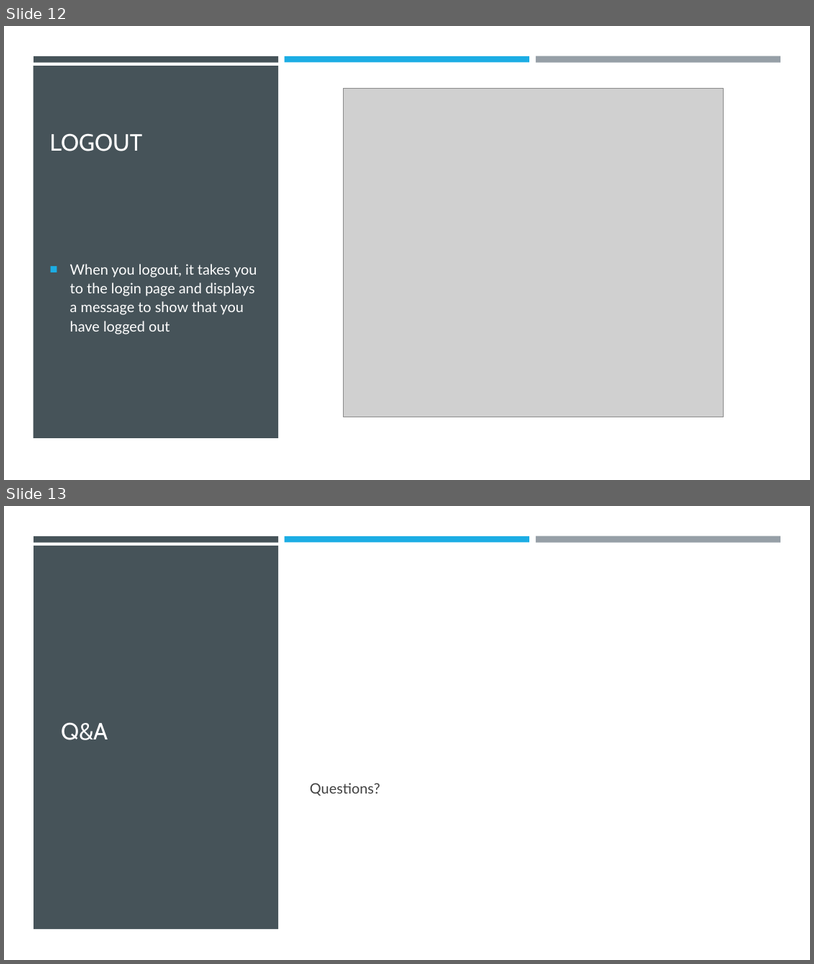
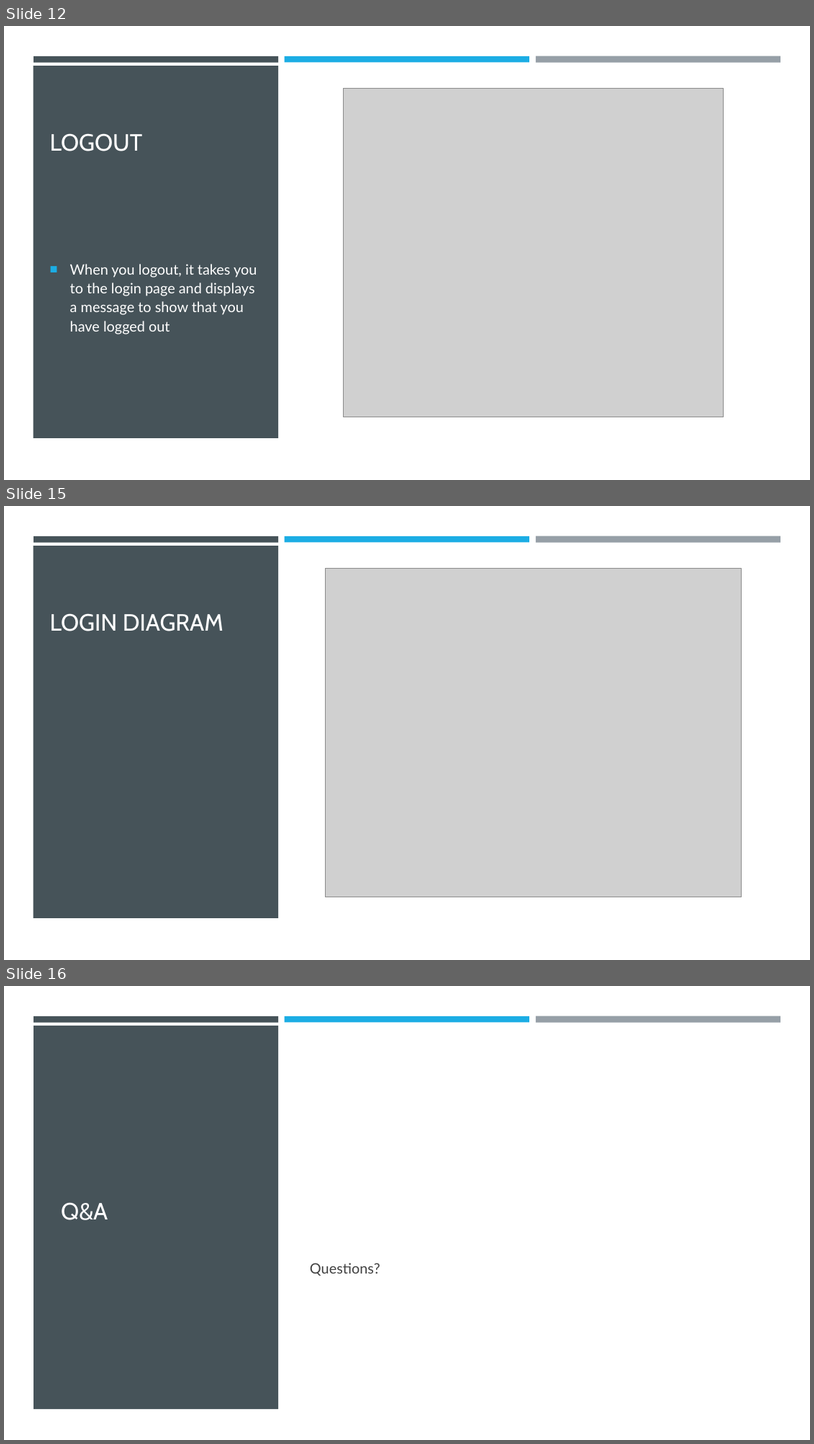
Before and after one commit to KershawK5646/CapstoneProject, a slide deck: Design Docs/Maker Space.pptx. Shown one above the other, each under a label of ours: slides 12 and 13 before the commit, slides 12, 15 and 16 after it; the slides between them are not shown. The pictures are 814x964 and 814x1444 pixels, drawn with LibreOffice and Linux fonts; fonts in the diff are those of the drawing; grey boxes stand for pictures. Boxes give left, top, right and bottom in pixels: in the first picture for what was removed or moved away, otherwise in the second. Text is boxed around its words. In the diff, an @@ line names an element or a change of style, - is before the commit and + after.

Commit message:
Update Maker Space.pptx
diagram slides have been added

```diff
--- a/Design Docs/Maker Space.pptx
+++ b/Design Docs/Maker Space.pptx
@@ slide 15 added at [4,506,810,960], background #000000 @@
@@ rectangle added at [4,506,810,960], fill #FFFFFF @@
@@ rectangle added at [33,546,278,918], fill #465359 @@
@@ rectangle added at [34,536,278,542], fill #465359 @@
@@ rectangle added at [285,536,530,542], fill #1CADE4 @@
@@ rectangle added at [536,536,781,543], fill #969FA7 @@
@@ picture added at [326,568,742,896] @@
@@ title added at [50,613,224,631], 28 pt, text #FFFFFF @@
+LOGIN DIAGRAM
@@ what was slide 13 is now slide 16 @@
```
Also in this commit, not shown: 2 other slides added.
